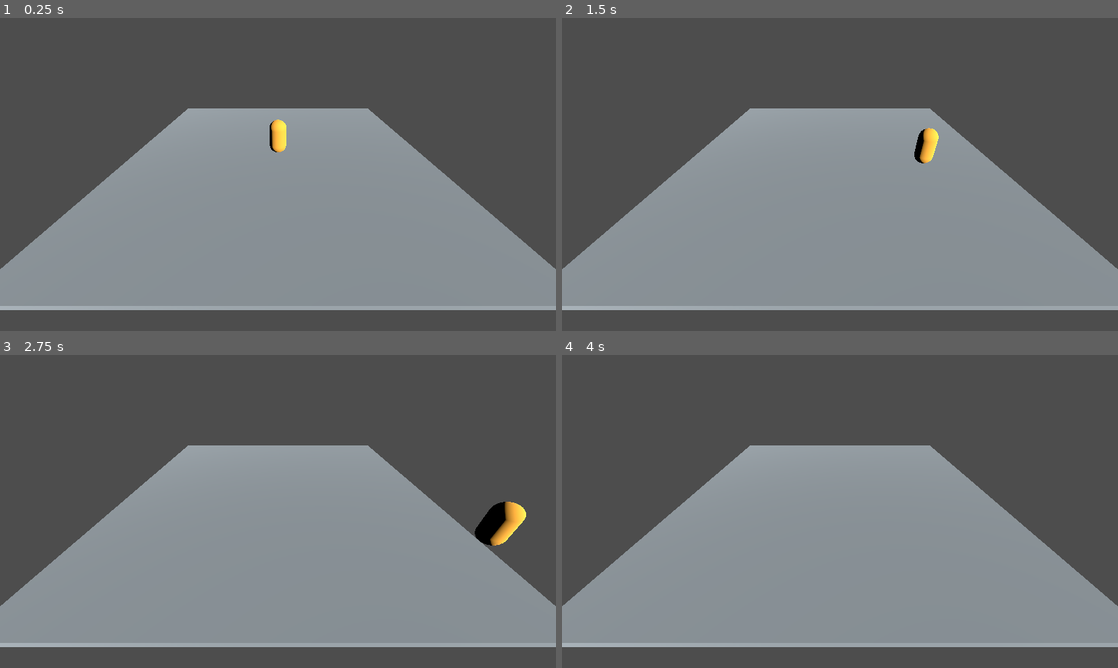
Above: before the commit, frames 1-4 (two rows, left to right).
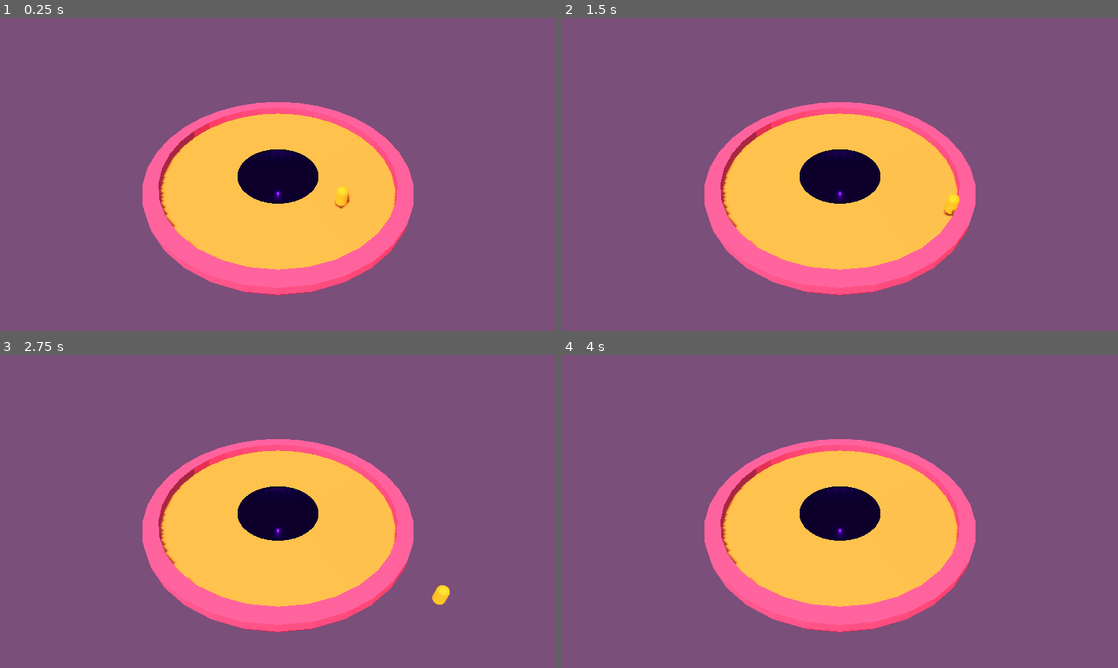
Above: after the commit, the same moments.

Repository: Delgado-dot/Cuy-Kombat
Game: Godot game, scene res://main.tscn
Two runs of this game, one before a commit and one after it. Both use one fixed random seed, a clock stepped at 60 frames per second and the inputs below.
Inputs:
- Up to frame 1 (0.25 s): no input
- Up to frame 2 (1.5 s): tap Enter at 0.5 s; hold D 0.53-1.28 s; tap Space at 0.77 s; hold S from 1.28 s (still down)
- Up to frame 3 (2.75 s): tap Space at 1.52 s; release S at 2.03 s; hold D from 2.03 s (still down)
- Up to frame 4 (4 s): release D at 2.78 s; hold W 2.78-3.53 s; tap Space at 3.02, 3.77 s; hold A from 3.53 s (still down)

The runs differ from the first frame. In frame 1, 100% of the frame differs, in the area x 0-100%, y 0-100%; in frame 2, 100%; in frame 3, 100%; in frame 4, 100%.

Commit message:
Create circular base arena

Diff:
--- a/main.tscn
+++ b/main.tscn
@@ -1,19 +1,11 @@
-[gd_scene load_steps=3 format=3]
+[gd_scene format=3 uid="uid://clevxi8nqhhko"]
 
-[ext_resource type="PackedScene" path="res://scenes/arenas/basic_graybox.tscn" id="1_arena"]
+[ext_resource type="PackedScene" path="res://scenes/arenas/ArenaBase.tscn" id="1_arena"]
 [ext_resource type="PackedScene" path="res://scenes/player/player.tscn" id="2_player"]
 
-[node name="Main" type="Node3D"]
+[node name="Main" type="Node3D" unique_id=1794662432]
 
-[node name="SunLight" type="DirectionalLight3D" parent="."]
-transform = Transform3D(0.707107, -0.353553, 0.612372, 0, 0.866025, 0.5, -0.707107, -0.353553, 0.612372, 0, 6, 0)
-light_energy = 2.5
+[node name="ArenaBase" parent="." unique_id=455576146 instance=ExtResource("1_arena")]
 
-[node name="Camera3D" type="Camera3D" parent="."]
-transform = Transform3D(1, 0, 0, 0, 0.819152, 0.573576, 0, -0.573576, 0.819152, 0, 5, 9)
-current = true
-
-[node name="Arena" parent="." instance=ExtResource("1_arena")]
-
-[node name="Player" parent="." instance=ExtResource("2_player")]
-transform = Transform3D(1, 0, 0, 0, 1, 0, 0, 0, 1, 0, 1, 0)
+[node name="Player" parent="." unique_id=1179721412 instance=ExtResource("2_player")]
+transform = Transform3D(1, 0, 0, 0, 1, 0, 0, 0, 1, 4.3237104, 0.8, 3.111237)
--- /dev/null
+++ b/scenes/arenas/ArenaBase.tscn
@@ -0,0 +1,348 @@
+[gd_scene load_steps=12 format=3]
+
+[sub_resource type="StandardMaterial3D" id="MaterialRosaBase"]
+albedo_color = Color(0.56, 0.16, 0.33, 1)
+roughness = 0.72
+
+[sub_resource type="Shader" id="ShaderPisoAnular"]
+code = "shader_type spatial;\n\nvarying float distancia_centro;\n\nvoid vertex() {\n\tdistancia_centro = length(VERTEX.xz);\n}\n\nvoid fragment() {\n\tif (distancia_centro < 3.08) {\n\t\tdiscard;\n\t}\n\tALBEDO = vec3(0.82, 0.55, 0.28);\n\tROUGHNESS = 0.86;\n}\n"
+
+[sub_resource type="ShaderMaterial" id="MaterialCremaAnular"]
+render_priority = 0
+shader = SubResource("ShaderPisoAnular")
+
+[sub_resource type="CylinderMesh" id="MeshPisoAnular"]
+material = SubResource("MaterialCremaAnular")
+top_radius = 8.75
+bottom_radius = 8.75
+height = 0.12
+radial_segments = 32
+
+[sub_resource type="StandardMaterial3D" id="MaterialBordeRosa"]
+albedo_color = Color(0.9, 0.31, 0.52, 1)
+roughness = 0.58
+
+[sub_resource type="StandardMaterial3D" id="MaterialPortal"]
+albedo_color = Color(0.012, 0.002, 0.025, 1)
+emission_enabled = true
+emission = Color(0.08, 0.004, 0.2, 1)
+emission_energy_multiplier = 0.8
+roughness = 0.28
+
+[sub_resource type="CylinderMesh" id="MeshPortal"]
+material = SubResource("MaterialPortal")
+top_radius = 2.85
+bottom_radius = 2.85
+height = 0.12
+radial_segments = 32
+
+[sub_resource type="CylinderShape3D" id="ShapeZonaCaida"]
+radius = 3.0
+height = 10.0
+
+[sub_resource type="BoxShape3D" id="ShapeSegmentoSuelo"]
+size = Vector3(3.7, 0.5, 5.6)
+
+[sub_resource type="BoxShape3D" id="ShapeSegmentoBorde"]
+size = Vector3(2.55, 0.8, 1.0)
+
+[sub_resource type="Environment" id="EnvironmentArena"]
+background_mode = 1
+background_color = Color(0.48, 0.31, 0.48, 1)
+ambient_light_source = 3
+ambient_light_color = Color(1, 0.82, 0.75, 1)
+ambient_light_energy = 0.35
+reflected_light_source = 2
+tonemap_mode = 2
+tonemap_exposure = 0.85
+
+[node name="ArenaBase" type="Node3D"]
+
+[node name="WorldEnvironment" type="WorldEnvironment" parent="."]
+environment = SubResource("EnvironmentArena")
+
+[node name="LuzPrincipal" type="DirectionalLight3D" parent="."]
+rotation = Vector3(-0.959931, -0.610865, -0.174533)
+light_color = Color(1, 0.82, 0.72, 1)
+light_energy = 0.82
+shadow_enabled = true
+directional_shadow_max_distance = 40.0
+
+[node name="PisoExterior" type="CSGPolygon3D" parent="."]
+polygon = PackedVector2Array(3, -0.68, 9.45, -0.68, 9.45, -0.05, 3, -0.05)
+mode = 1
+spin_degrees = 360.0
+spin_sides = 32
+material = SubResource("MaterialRosaBase")
+smooth_faces = false
+
+[node name="PisoInterior" type="MeshInstance3D" parent="."]
+position = Vector3(0, -0.02, 0)
+mesh = SubResource("MeshPisoAnular")
+
+[node name="AgujeroCentral" type="Area3D" parent="."]
+position = Vector3(0, -4.8, 0)
+collision_layer = 0
+collision_mask = 1
+monitoring = true
+monitorable = true
+
+[node name="ZonaEliminacion" type="CollisionShape3D" parent="AgujeroCentral"]
+shape = SubResource("ShapeZonaCaida")
+
+[node name="ParedInterior" type="CSGPolygon3D" parent="AgujeroCentral"]
+position = Vector3(0, 4.8, 0)
+polygon = PackedVector2Array(2.84, -2.1, 3.08, -2.1, 3.08, 0.05, 2.84, 0.05)
+mode = 1
+spin_degrees = 360.0
+spin_sides = 32
+material = SubResource("MaterialPortal")
+smooth_faces = false
+
+[node name="PortalOscuro" type="MeshInstance3D" parent="AgujeroCentral"]
+position = Vector3(0, 3.1, 0)
+mesh = SubResource("MeshPortal")
+
+[node name="LuzPortal" type="OmniLight3D" parent="AgujeroCentral"]
+position = Vector3(0, 3.55, 0)
+light_color = Color(0.56, 0.12, 1, 1)
+light_energy = 0.75
+omni_range = 4.5
+shadow_enabled = true
+
+[node name="BordeExterior" type="CSGPolygon3D" parent="."]
+polygon = PackedVector2Array(8.65, -0.06, 9.75, -0.06, 9.75, 0.66, 8.65, 0.66)
+mode = 1
+spin_degrees = 360.0
+spin_sides = 32
+material = SubResource("MaterialBordeRosa")
+smooth_faces = false
+
+[node name="Colisiones" type="Node3D" parent="."]
+
+[node name="SueloAnular" type="StaticBody3D" parent="Colisiones"]
+
+[node name="Segmento00" type="CollisionShape3D" parent="Colisiones/SueloAnular"]
+position = Vector3(0, -0.25, 5.9)
+shape = SubResource("ShapeSegmentoSuelo")
+
+[node name="Segmento01" type="CollisionShape3D" parent="Colisiones/SueloAnular"]
+position = Vector3(2.258, -0.25, 5.451)
+rotation = Vector3(0, 0.392699, 0)
+shape = SubResource("ShapeSegmentoSuelo")
+
+[node name="Segmento02" type="CollisionShape3D" parent="Colisiones/SueloAnular"]
+position = Vector3(4.172, -0.25, 4.172)
+rotation = Vector3(0, 0.785398, 0)
+shape = SubResource("ShapeSegmentoSuelo")
+
+[node name="Segmento03" type="CollisionShape3D" parent="Colisiones/SueloAnular"]
+position = Vector3(5.451, -0.25, 2.258)
+rotation = Vector3(0, 1.178097, 0)
+shape = SubResource("ShapeSegmentoSuelo")
+
+[node name="Segmento04" type="CollisionShape3D" parent="Colisiones/SueloAnular"]
+position = Vector3(5.9, -0.25, 0)
+rotation = Vector3(0, 1.570796, 0)
+shape = SubResource("ShapeSegmentoSuelo")
+
+[node name="Segmento05" type="CollisionShape3D" parent="Colisiones/SueloAnular"]
+position = Vector3(5.451, -0.25, -2.258)
+rotation = Vector3(0, 1.963495, 0)
+shape = SubResource("ShapeSegmentoSuelo")
+
+[node name="Segmento06" type="CollisionShape3D" parent="Colisiones/SueloAnular"]
+position = Vector3(4.172, -0.25, -4.172)
+rotation = Vector3(0, 2.356194, 0)
+shape = SubResource("ShapeSegmentoSuelo")
+
+[node name="Segmento07" type="CollisionShape3D" parent="Colisiones/SueloAnular"]
+position = Vector3(2.258, -0.25, -5.451)
+rotation = Vector3(0, 2.748894, 0)
+shape = SubResource("ShapeSegmentoSuelo")
+
+[node name="Segmento08" type="CollisionShape3D" parent="Colisiones/SueloAnular"]
+position = Vector3(0, -0.25, -5.9)
+rotation = Vector3(0, 3.141593, 0)
+shape = SubResource("ShapeSegmentoSuelo")
+
+[node name="Segmento09" type="CollisionShape3D" parent="Colisiones/SueloAnular"]
+position = Vector3(-2.258, -0.25, -5.451)
+rotation = Vector3(0, 3.534292, 0)
+shape = SubResource("ShapeSegmentoSuelo")
+
+[node name="Segmento10" type="CollisionShape3D" parent="Colisiones/SueloAnular"]
+position = Vector3(-4.172, -0.25, -4.172)
+rotation = Vector3(0, 3.926991, 0)
+shape = SubResource("ShapeSegmentoSuelo")
+
+[node name="Segmento11" type="CollisionShape3D" parent="Colisiones/SueloAnular"]
+position = Vector3(-5.451, -0.25, -2.258)
+rotation = Vector3(0, 4.31969, 0)
+shape = SubResource("ShapeSegmentoSuelo")
+
+[node name="Segmento12" type="CollisionShape3D" parent="Colisiones/SueloAnular"]
+position = Vector3(-5.9, -0.25, 0)
+rotation = Vector3(0, 4.712389, 0)
+shape = SubResource("ShapeSegmentoSuelo")
+
+[node name="Segmento13" type="CollisionShape3D" parent="Colisiones/SueloAnular"]
+position = Vector3(-5.451, -0.25, 2.258)
+rotation = Vector3(0, 5.105088, 0)
+shape = SubResource("ShapeSegmentoSuelo")
+
+[node name="Segmento14" type="CollisionShape3D" parent="Colisiones/SueloAnular"]
+position = Vector3(-4.172, -0.25, 4.172)
+rotation = Vector3(0, 5.497787, 0)
+shape = SubResource("ShapeSegmentoSuelo")
+
+[node name="Segmento15" type="CollisionShape3D" parent="Colisiones/SueloAnular"]
+position = Vector3(-2.258, -0.25, 5.451)
+rotation = Vector3(0, 5.890486, 0)
+shape = SubResource("ShapeSegmentoSuelo")
+
+[node name="BordeAnular" type="StaticBody3D" parent="Colisiones"]
+
+[node name="Segmento00" type="CollisionShape3D" parent="Colisiones/BordeAnular"]
+position = Vector3(0, 0.3, 9.2)
+shape = SubResource("ShapeSegmentoBorde")
+
+[node name="Segmento01" type="CollisionShape3D" parent="Colisiones/BordeAnular"]
+position = Vector3(2.381, 0.3, 8.887)
+rotation = Vector3(0, 0.261799, 0)
+shape = SubResource("ShapeSegmentoBorde")
+
+[node name="Segmento02" type="CollisionShape3D" parent="Colisiones/BordeAnular"]
+position = Vector3(4.6, 0.3, 7.967)
+rotation = Vector3(0, 0.523599, 0)
+shape = SubResource("ShapeSegmentoBorde")
+
+[node name="Segmento03" type="CollisionShape3D" parent="Colisiones/BordeAnular"]
+position = Vector3(6.505, 0.3, 6.505)
+rotation = Vector3(0, 0.785398, 0)
+shape = SubResource("ShapeSegmentoBorde")
+
+[node name="Segmento04" type="CollisionShape3D" parent="Colisiones/BordeAnular"]
+position = Vector3(7.967, 0.3, 4.6)
+rotation = Vector3(0, 1.047198, 0)
+shape = SubResource("ShapeSegmentoBorde")
+
+[node name="Segmento05" type="CollisionShape3D" parent="Colisiones/BordeAnular"]
+position = Vector3(8.887, 0.3, 2.381)
+rotation = Vector3(0, 1.308997, 0)
+shape = SubResource("ShapeSegmentoBorde")
+
+[node name="Segmento06" type="CollisionShape3D" parent="Colisiones/BordeAnular"]
+position = Vector3(9.2, 0.3, 0)
+rotation = Vector3(0, 1.570796, 0)
+shape = SubResource("ShapeSegmentoBorde")
+
+[node name="Segmento07" type="CollisionShape3D" parent="Colisiones/BordeAnular"]
+position = Vector3(8.887, 0.3, -2.381)
+rotation = Vector3(0, 1.832596, 0)
+shape = SubResource("ShapeSegmentoBorde")
+
+[node name="Segmento08" type="CollisionShape3D" parent="Colisiones/BordeAnular"]
+position = Vector3(7.967, 0.3, -4.6)
+rotation = Vector3(0, 2.094395, 0)
+shape = SubResource("ShapeSegmentoBorde")
+
+[node name="Segmento09" type="CollisionShape3D" parent="Colisiones/BordeAnular"]
+position = Vector3(6.505, 0.3, -6.505)
+rotation = Vector3(0, 2.356194, 0)
+shape = SubResource("ShapeSegmentoBorde")
+
+[node name="Segmento10" type="CollisionShape3D" parent="Colisiones/BordeAnular"]
+position = Vector3(4.6, 0.3, -7.967)
+rotation = Vector3(0, 2.617994, 0)
+shape = SubResource("ShapeSegmentoBorde")
+
+[node name="Segmento11" type="CollisionShape3D" parent="Colisiones/BordeAnular"]
+position = Vector3(2.381, 0.3, -8.887)
+rotation = Vector3(0, 2.879793, 0)
+shape = SubResource("ShapeSegmentoBorde")
+
+[node name="Segmento12" type="CollisionShape3D" parent="Colisiones/BordeAnular"]
+position = Vector3(0, 0.3, -9.2)
+rotation = Vector3(0, 3.141593, 0)
+shape = SubResource("ShapeSegmentoBorde")
+
+[node name="Segmento13" type="CollisionShape3D" parent="Colisiones/BordeAnular"]
+position = Vector3(-2.381, 0.3, -8.887)
+rotation = Vector3(0, 3.403392, 0)
+shape = SubResource("ShapeSegmentoBorde")
+
+[node name="Segmento14" type="CollisionShape3D" parent="Colisiones/BordeAnular"]
+position = Vector3(-4.6, 0.3, -7.967)
+rotation = Vector3(0, 3.665191, 0)
+shape = SubResource("ShapeSegmentoBorde")
+
+[node name="Segmento15" type="CollisionShape3D" parent="Colisiones/BordeAnular"]
+position = Vector3(-6.505, 0.3, -6.505)
+rotation = Vector3(0, 3.926991, 0)
+shape = SubResource("ShapeSegmentoBorde")
+
+[node name="Segmento16" type="CollisionShape3D" parent="Colisiones/BordeAnular"]
+position = Vector3(-7.967, 0.3, -4.6)
+rotation = Vector3(0, 4.18879, 0)
+shape = SubResource("ShapeSegmentoBorde")
+
+[node name="Segmento17" type="CollisionShape3D" parent="Colisiones/BordeAnular"]
+position = Vector3(-8.887, 0.3, -2.381)
+rotation = Vector3(0, 4.45059, 0)
+shape = SubResource("ShapeSegmentoBorde")
+
+[node name="Segmento18" type="CollisionShape3D" parent="Colisiones/BordeAnular"]
+position = Vector3(-9.2, 0.3, 0)
+rotation = Vector3(0, 4.712389, 0)
+shape = SubResource("ShapeSegmentoBorde")
+
+[node name="Segmento19" type="CollisionShape3D" parent="Colisiones/BordeAnular"]
+position = Vector3(-8.887, 0.3, 2.381)
+rotation = Vector3(0, 4.974188, 0)
+shape = SubResource("ShapeSegmentoBorde")
+
+[node name="Segmento20" type="CollisionShape3D" parent="Colisiones/BordeAnular"]
+position = Vector3(-7.967, 0.3, 4.6)
+rotation = Vector3(0, 5.235988, 0)
+shape = SubResource("ShapeSegmentoBorde")
+
+[node name="Segmento21" type="CollisionShape3D" parent="Colisiones/BordeAnular"]
+position = Vector3(-6.505, 0.3, 6.505)
+rotation = Vector3(0, 5.497787, 0)
+shape = SubResource("ShapeSegmentoBorde")
+
+[node name="Segmento22" type="CollisionShape3D" parent="Colisiones/BordeAnular"]
+position = Vector3(-4.6, 0.3, 7.967)
+rotation = Vector3(0, 5.759587, 0)
+shape = SubResource("ShapeSegmentoBorde")
+
+[node name="Segmento23" type="CollisionShape3D" parent="Colisiones/BordeAnular"]
+position = Vector3(-2.381, 0.3, 8.887)
+rotation = Vector3(0, 6.021386, 0)
+shape = SubResource("ShapeSegmentoBorde")
+
+[node name="PuntosDeAparicion" type="Node3D" parent="."]
+
+[node name="SpawnJugador1" type="Marker3D" parent="PuntosDeAparicion"]
+position = Vector3(0, 0.12, 6)
+
+[node name="SpawnJugador2" type="Marker3D" parent="PuntosDeAparicion"]
+position = Vector3(6, 0.12, 0)
+rotation = Vector3(0, 1.570796, 0)
+
+[node name="SpawnJugador3" type="Marker3D" parent="PuntosDeAparicion"]
+position = Vector3(0, 0.12, -6)
+rotation = Vector3(0, 3.141593, 0)
+
+[node name="SpawnJugador4" type="Marker3D" parent="PuntosDeAparicion"]
+position = Vector3(-6, 0.12, 0)
+rotation = Vector3(0, -1.570796, 0)
+
+[node name="Camera3D" type="Camera3D" parent="."]
+position = Vector3(0, 17, 19)
+rotation = Vector3(-0.7299, 0, 0)
+current = true
+fov = 50.0
+near = 0.1
+far = 80.0
